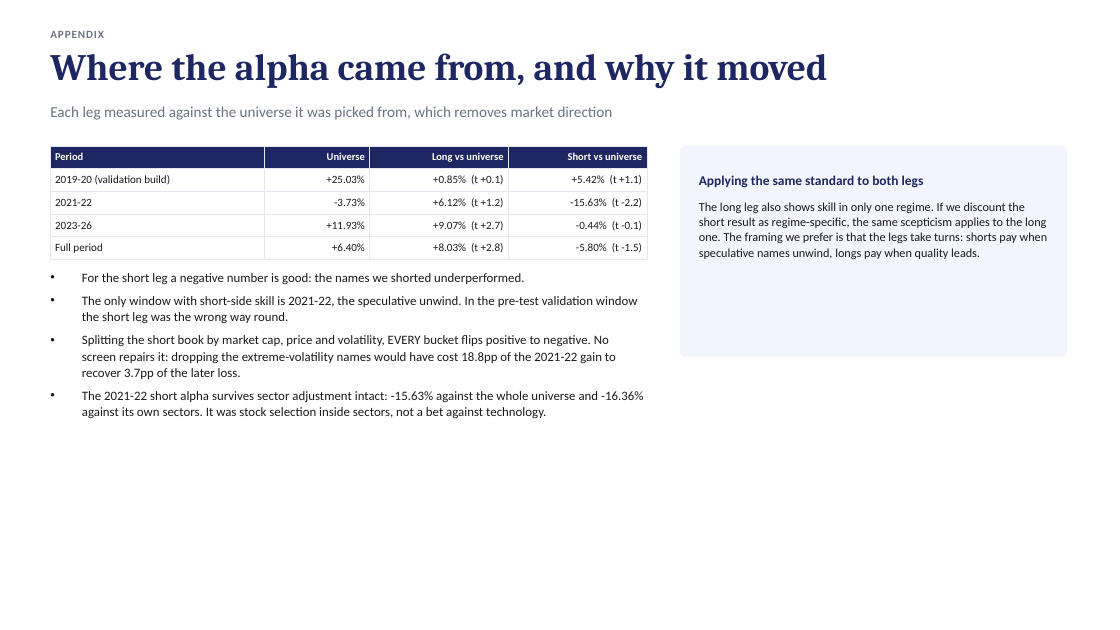
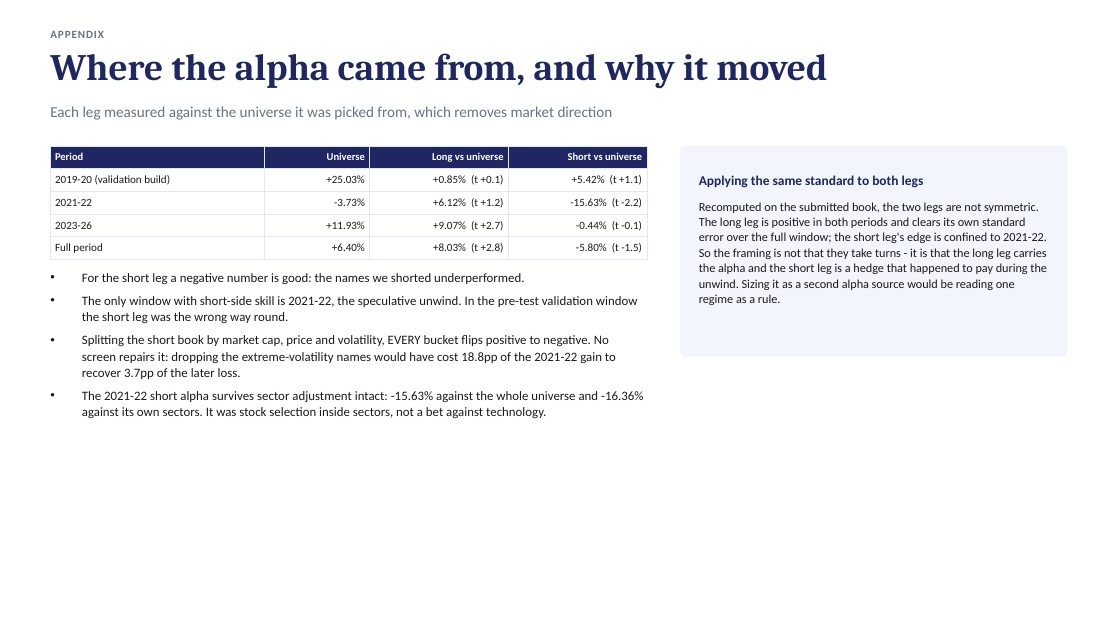
Before and after one commit to TonyTran03/hackathonfiam_zzz, a slide deck: slide 9 of 05_submission/FIAM_deck.pptx. Drawn at 1120x630 pixels with LibreOffice and Linux fonts; fonts in the diff are those of the drawing. Boxes give left, top, right and bottom in pixels: in the first picture for what was removed or moved away, otherwise in the second. Text is boxed around its words. In the diff, an @@ line names an element or a change of style, - is before the commit and + after.

```diff
--- a/05_submission/FIAM_deck.pptx
+++ b/05_submission/FIAM_deck.pptx
@@ text at bbox=[699, 202, 1047, 305]: text changed @@
-The long leg also shows skill in only one regime. If we discount the short result as regime-specific, the same scepticism applies to the long one. The framing we prefer is that the legs take turns: shorts pay when speculative names unwind, longs pay when quality leads.
+Recomputed on the submitted book, the two legs are not symmetric. The long leg is positive in both periods and clears its own standard error over the full window; the short leg's edge is confined to 2021-22. So the framing is not that they take turns - it is that the long leg carries the alpha and the short leg is a hedge that happened to pay during the unwind. Sizing it as a second alpha source would be reading one regime as a rule.
```
Also in this commit, not shown: 4 other slides changed, 6 other files.
